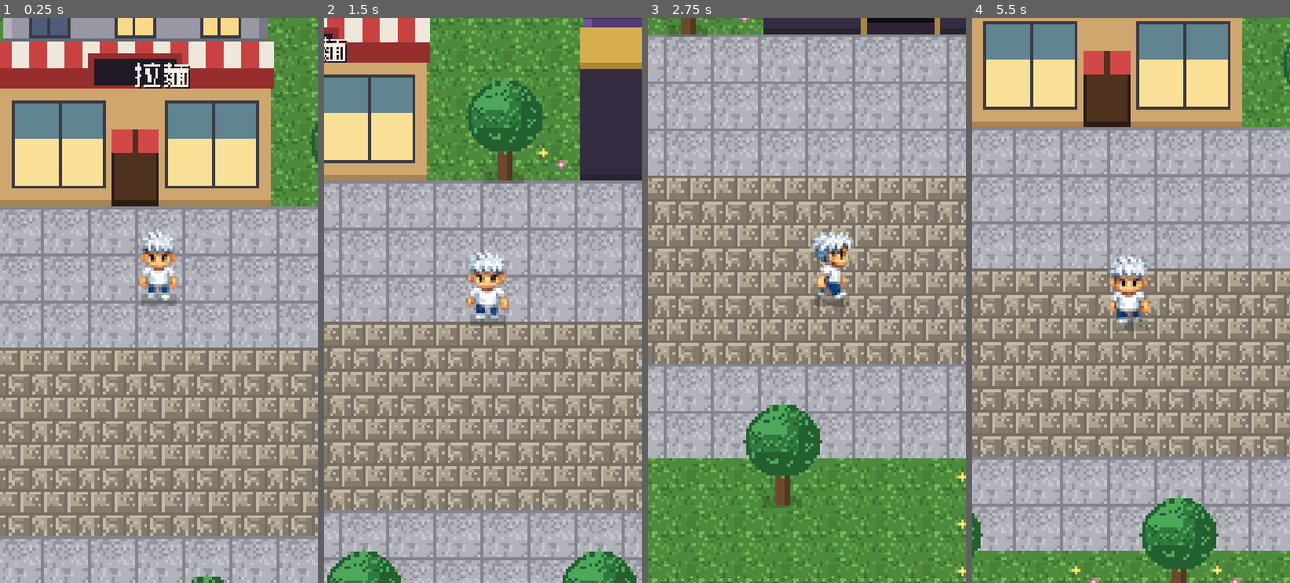
Above: before the commit, frames 1-4 (left to right).
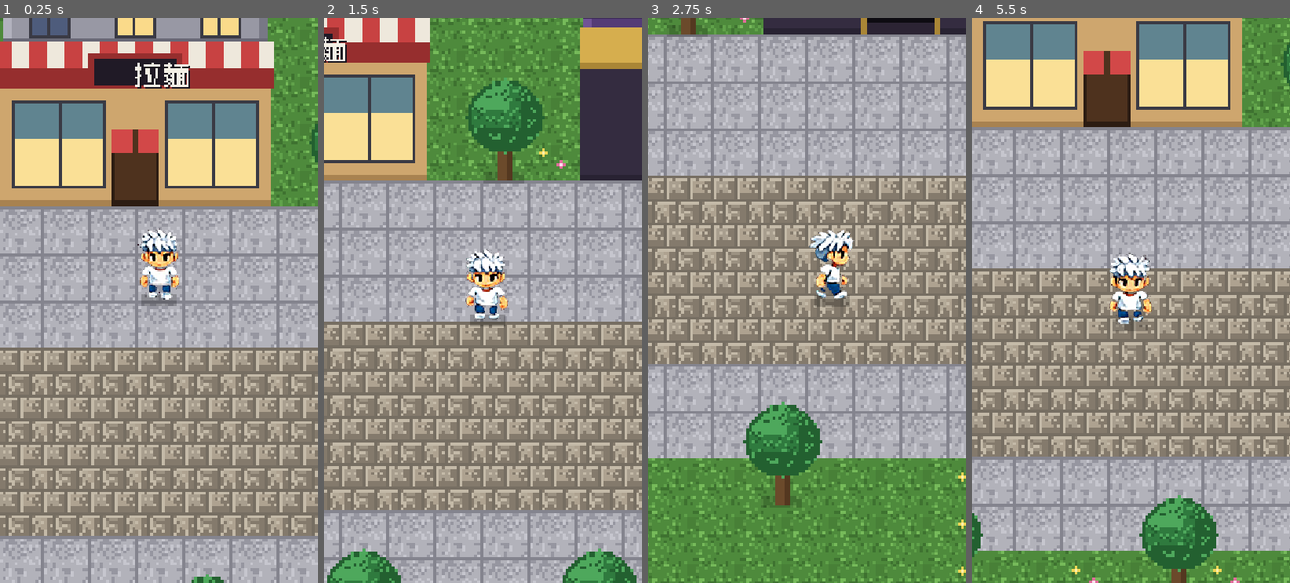
Above: after the commit, the same moments.

Repository: meloalright/ramen-ya
Game: Godot game, scene res://scenes/World.tscn
Two runs of this game, one before a commit and one after it. Both use one fixed random seed, a clock stepped at 60 frames per second and the inputs below.
Inputs (mouse positions are in pixels of both pictures, inside the frame that each line leads up to):
- Up to frame 1 (0.25 s): no input
- Up to frame 2 (1.5 s): tap Enter at 0.5 s; move the mouse to (552, 272) at 0.52 s; hold D 0.53-1.28 s; tap M at 0.6 s; click (552, 272) at 0.67 s; tap Space at 0.77 s; tap E at 0.8, 1.35 s; move the mouse to (419, 328) at 1.27 s; hold S from 1.28 s (still down)
- Up to frame 3 (2.75 s): tap Space at 1.52 s; tap M at 1.55, 2.1 s; move the mouse to (838, 176) at 2.02 s; release S at 2.03 s; hold D from 2.03 s (still down); tap E at 2.3 s
- Up to frame 4 (5.5 s): move the mouse to (1115, 413) at 2.77 s; release D at 2.78 s; hold W 2.78-3.53 s; tap Enter at 2.85 s; click (1115, 413) at 2.92 s; tap Space at 3.02, 3.77, 4.52 s; tap M at 3.05, 4.55 s; move the mouse to (1226, 385) at 3.52 s; hold A 3.53-5.03 s; tap R at 3.6 s; tap E at 3.8, 5.1 s; tap Escape at 4.15 s; move the mouse to (1035, 215) at 4.27 s; tap 0 at 4.35 s; move the mouse to (1146, 300) at 5.02 s; hold S from 5.03 s (still down); click (1146, 300) at 5.17 s

The runs differ from the first frame. In frame 1, 0.9% of the frame differs, in the area x 43-57%, y 37-50%; in frame 2, 0.9%; in frame 3, 0.8%; in frame 4, 1.0%, in the area x 42-57%, y 41-55%.

Commit message:
fix: sharper character — keep frames near on-screen size
The chef looked blurry because each ~150px source frame was shrunk to a
28px texture and then upscaled ~2.3x for display (lossy round-trip). Build
the frames at 52x68 (close to the on-screen size) and add a light unsharp
pass, so the texture samples ~1:1 and stays crisp. Updated CHEF_FW/FH.

Co-Authored-By: Claude Opus 4.8 (1M context) <noreply@anthropic.com>

Diff:
--- a/scripts/Main.gd
+++ b/scripts/Main.gd
@@ -92,8 +92,8 @@
 
 # ---- chef sprite (title screen only) --------------------------------
 var chef_tex: Texture2D
-const CHEF_FW := 22
-const CHEF_FH := 28
+const CHEF_FW := 52
+const CHEF_FH := 68
 const CHEF_SEQ := [0, 1, 2, 3]
 var chef_anim: float = 0.0
 var chef_idx: int = 0
--- a/scripts/Shop.gd
+++ b/scripts/Shop.gd
@@ -59,8 +59,8 @@
 const STEP_SEQ := [0, 1, 2, 3]
 
 var chef_tex: Texture2D
-const CHEF_FW := 22
-const CHEF_FH := 28
+const CHEF_FW := 52
+const CHEF_FH := 68
 const ROW_DOWN := 0
 const ROW_SIDE := 1
 const ROW_UP := 2
--- a/scripts/Tower.gd
+++ b/scripts/Tower.gd
@@ -50,8 +50,8 @@
 var sfx: AudioStreamPlayer
 
 var chef_tex: Texture2D
-const CHEF_FW := 22
-const CHEF_FH := 28
+const CHEF_FW := 52
+const CHEF_FH := 68
 const ROW_DOWN := 0
 const ROW_SIDE := 1
 const ROW_UP := 2
--- a/scripts/World.gd
+++ b/scripts/World.gd
@@ -76,8 +76,8 @@
 
 # chef spritesheet (3 cols x 3 rows)  rows: 0 down, 1 side(left), 2 up
 var chef_tex: Texture2D
-const CHEF_FW := 22
-const CHEF_FH := 28
+const CHEF_FW := 52
+const CHEF_FH := 68
 const ROW_DOWN := 0
 const ROW_SIDE := 1
 const ROW_UP := 2
Binary file changed: assets/chef_sheet.png
Not shown, changed: assets/character/from_ai.py
